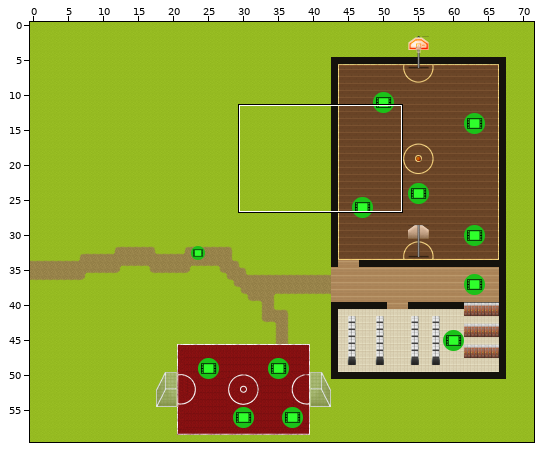
Level history. Tiled map (JSON): raw/maps/sport.json. Above: a wide view before the commit, with the close-up outlined.
Close-up. First the earlier version:
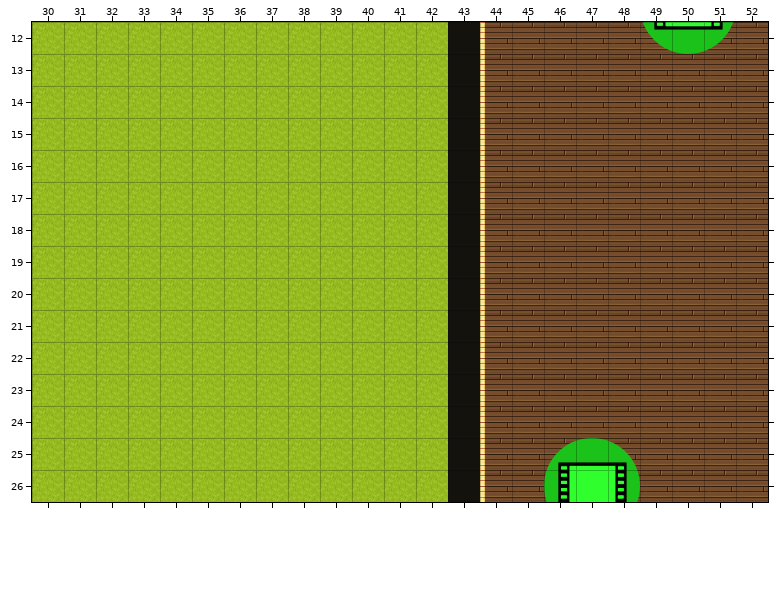
Cells are 32x32 px. Shown: x 30..52, y 12..26. The commit also changed other parts of the map, which this record leaves out.
And afterwards:
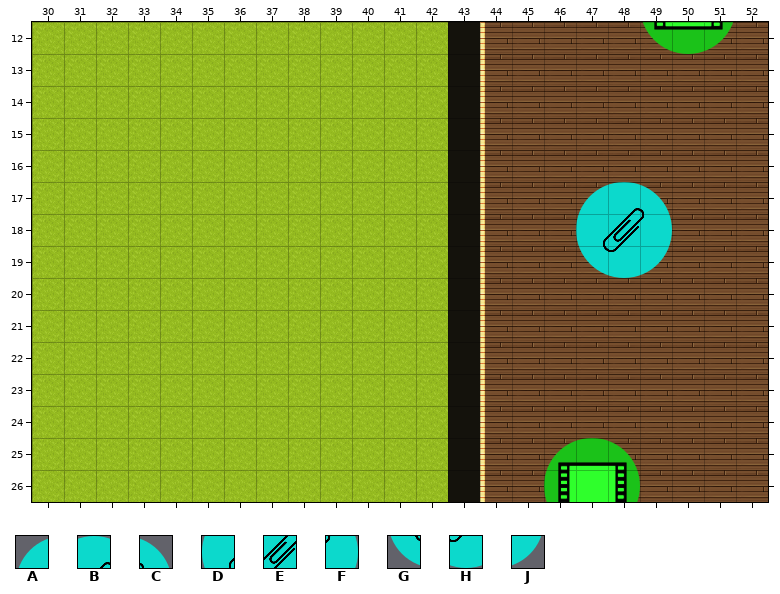
Key: from "Icons": A 33, B 34, C 35, D 44, E 45, F 46, G 55, H 56, J 57.
_ is an empty cell.
Tiles of an added or newly shown layer are drawn over the layers below it.
Change:
{"where": "layer \"Website2\" (added)"}
{"y":17,"x":47,"old":"___","new":"ABC"}
{"y":18,"x":47,"old":"___","new":"DEF"}
{"y":19,"x":47,"old":"___","new":"GHJ"}
{"label":"added","picture_box":[576,182,672,278]}
